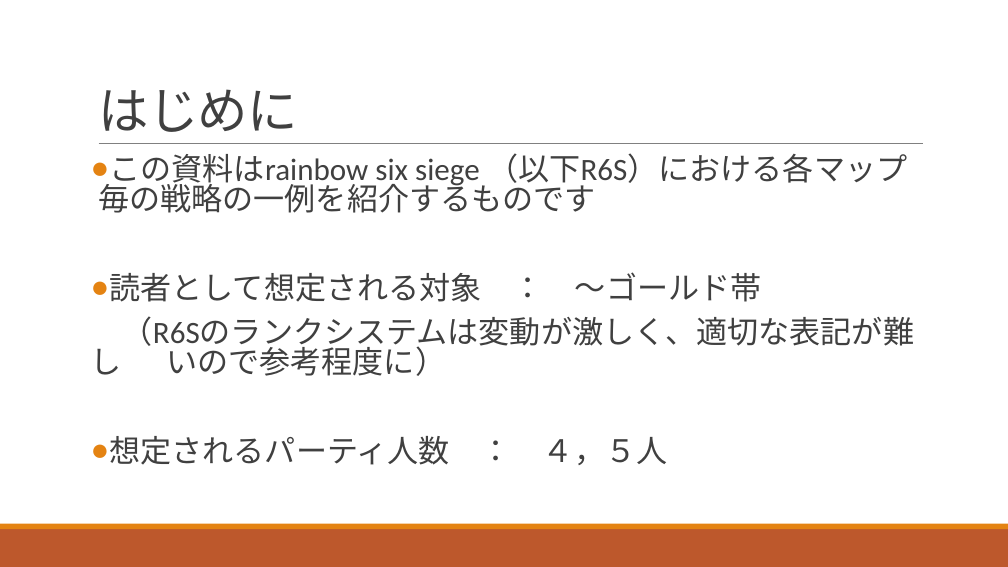
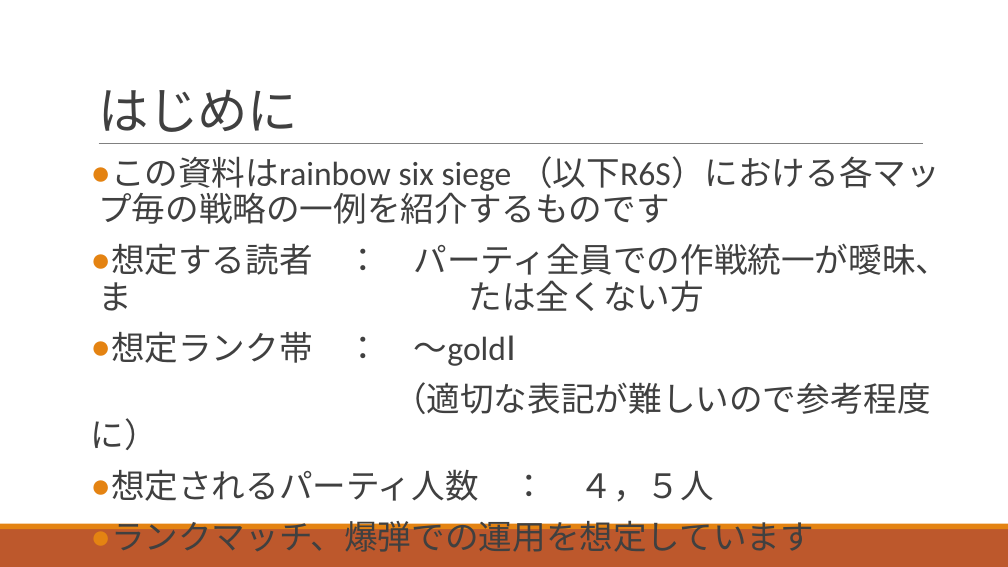
Before and after one commit to kaito-000/r6s_slide, a slide deck: slide 2 of R6S.pptx. Drawn at 1008x567 pixels with LibreOffice and Linux fonts; fonts in the diff are those of the drawing. Boxes give left, top, right and bottom in pixels: in the first picture for what was removed or moved away, otherwise in the second. Text is boxed around its words. In the diff, an @@ line names an element or a change of style, - is before the commit and + after.

```diff
--- a/R6S.pptx
+++ b/R6S.pptx
@@ text at box(98, 156, 940, 502): size 29.6 to 32 pt in "この資料はrainbow six siege （以下R6S）における各マップ毎の戦略の一例を紹介するものです", "想定されるパーティ人数 ： ４，５人"; line spacing 0.8 to 0.9 @@
@@ text at box(91, 243, 950, 450): text changed; size 29.6 to 32 pt @@
-● 読者として想定される対象 ： ～ゴールド帯
-（R6Sのランクシステムは変動が激しく、適切な表記が難し いので参考程度に）
+● 想定する読者 ： パーティ全員での作戦統一が曖昧、ま たは全くない方
+● 想定ランク帯 ： ～goldⅠ
+（適切な表記が難しいので参考程度に）
@@ text at box(111, 514, 814, 552): paragraph added @@
+● ランクマッチ、爆弾での運用を想定しています
```
Also in this commit, not shown: 2 other slides changed, 6 slides added.
